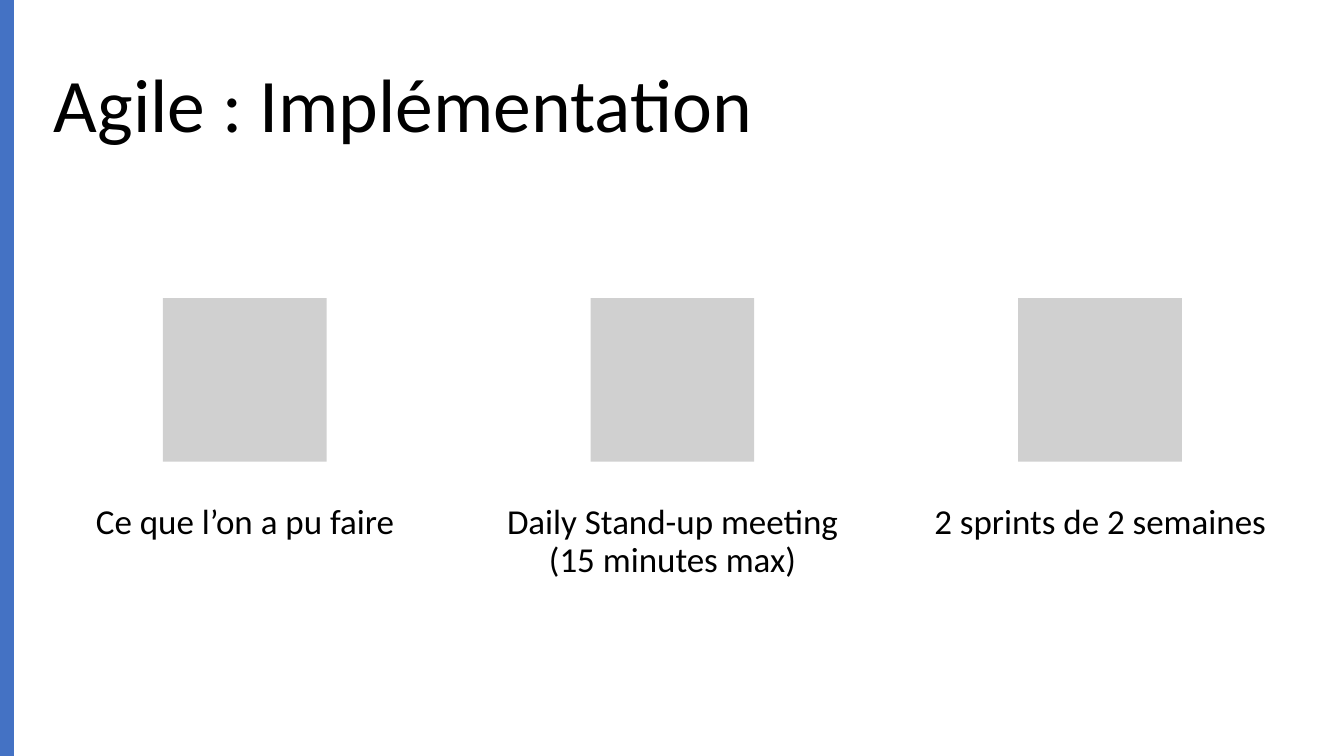
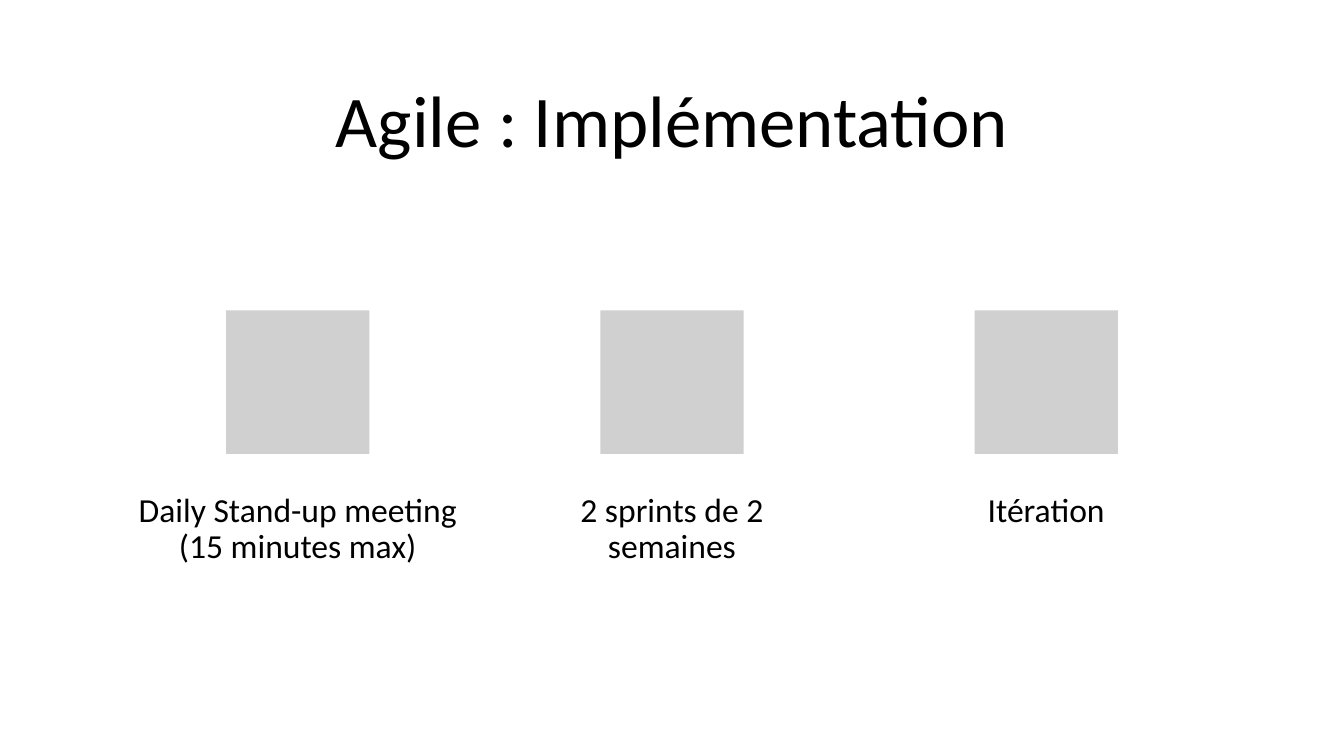
Before and after one commit to Danes99/esme-android, a slide deck: slide 8 of docs/pptx/Android Project - Group 1 - Becerra Stauner Taxil.pptx (slide 7 before the commit). Drawn at 1344x756 pixels with LibreOffice and Linux fonts; fonts in the diff are those of the drawing; grey boxes stand for pictures. Boxes give left, top, right and bottom in pixels: in the first picture for what was removed or moved away, otherwise in the second. Text is boxed around its words. In the diff, an @@ line names an element or a change of style, - is before the commit and + after.

```diff
--- a/docs/pptx/Android Project - Group 1 - Becerra Stauner Taxil.pptx
+++ b/docs/pptx/Android Project - Group 1 - Becerra Stauner Taxil.pptx
@@ rectangle removed at [0,0,14,756] @@
@@ title "Agile : Implémentation": place and size @@
-title "Agile : Implémentation" at [54,79,752,145]
+title "Agile : Implémentation" at [336,96,1008,160]
@@ title "Agile : Implémentation" at [336,96,1008,160]: size 54 to 52 pt; alignment left to centre @@
@@ picture removed at [163,298,327,462] @@
@@ picture removed at [1018,298,1182,462] @@
@@ picture added at [226,311,369,454] @@
@@ picture: place and size @@
-picture at [591,298,754,462]
+picture at [601,311,744,454]
@@ picture added at [975,311,1118,454] @@
@@ text removed at [96,509,394,540] @@
-Ce que l’on a pu faire
@@ text "Daily Stand-up meeting (15 minutes ...": place and size @@
-text "Daily Stand-up meeting (15 minutes ..." at [507,509,838,577]
+text "Daily Stand-up meeting (15 minutes ..." at [139,498,456,563]
@@ text "Daily Stand-up meeting (15 minutes ..." at [139,498,456,563]: size 25 to 24 pt @@
@@ text "2 sprints de 2 semaines" at [580,498,763,559]: size 25 to 24 pt @@
@@ text "2 sprints de 2 semaines": place and size @@
-text "2 sprints de 2 semaines" at [934,509,1266,540]
+text "2 sprints de 2 semaines" at [580,498,763,559]
@@ text added at [988,498,1105,523], 24 pt, text #000000 @@
+Itération
```
Also in this commit, not shown: 5 other slides changed, 3 slides added, 2 slides removed, 1 other file.
